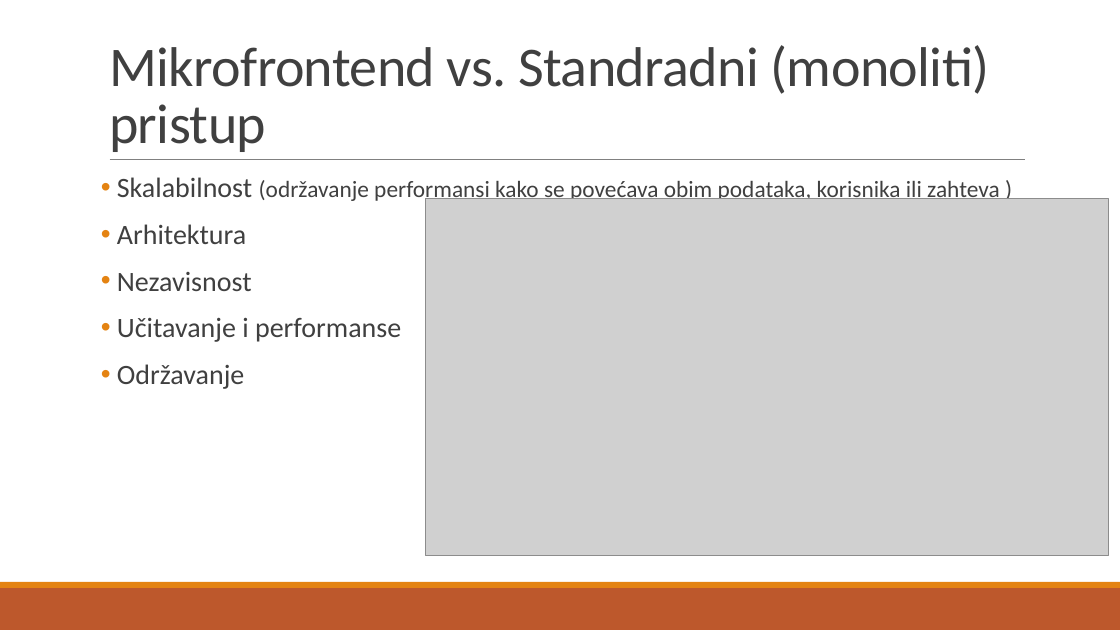
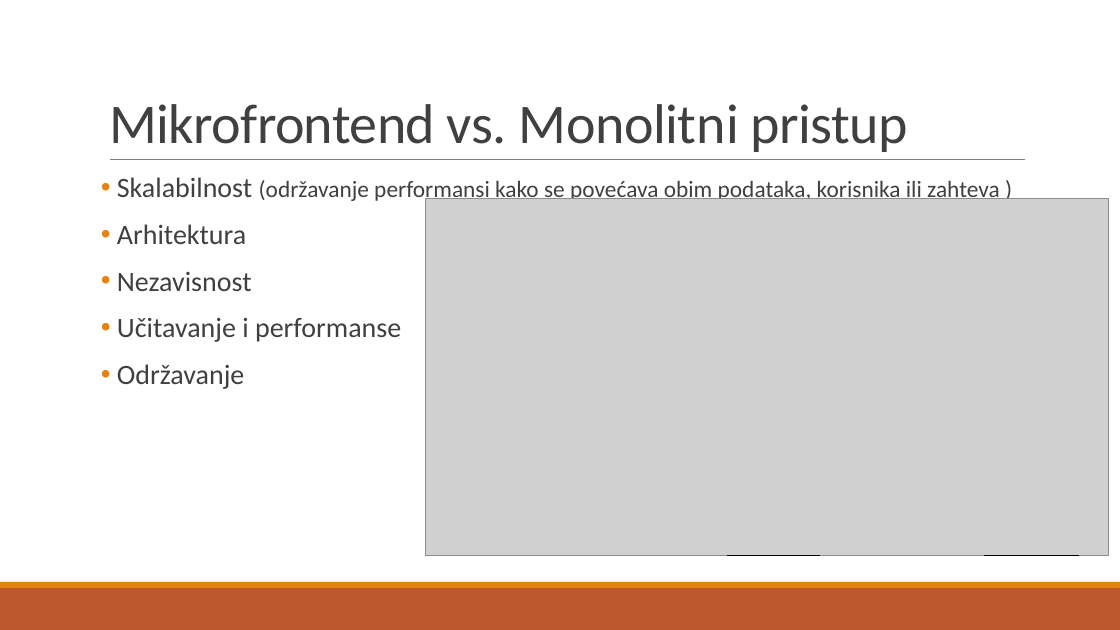
Before and after one commit to JovanCorilic/Diplomski-rad, a slide deck: slide 4 of Diplomski rad.pptx. Drawn at 1120x630 pixels with LibreOffice and Linux fonts; fonts in the diff are those of the drawing; grey boxes stand for pictures. Boxes give left, top, right and bottom in pixels: in the first picture for what was removed or moved away, otherwise in the second. Text is boxed around its words. In the diff, an @@ line names an element or a change of style, - is before the commit and + after.

Commit message:
postavljeno za svih 7 mikrofrontenda slajdovi

```diff
--- a/Diplomski rad.pptx
+++ b/Diplomski rad.pptx
@@ title at (x1=109, y1=104, x2=907, y2=152): text changed @@
-Mikrofrontend vs. Standradni (monoliti) pristup
+Mikrofrontend vs. Monolitni pristup
@@ line added from (727, 555) to (821, 555), #000000 1 pt @@
@@ line added from (985, 555) to (1079, 555), #000000 1 pt @@
```
Also in this commit, not shown: 5 slides added, 2 other files.
